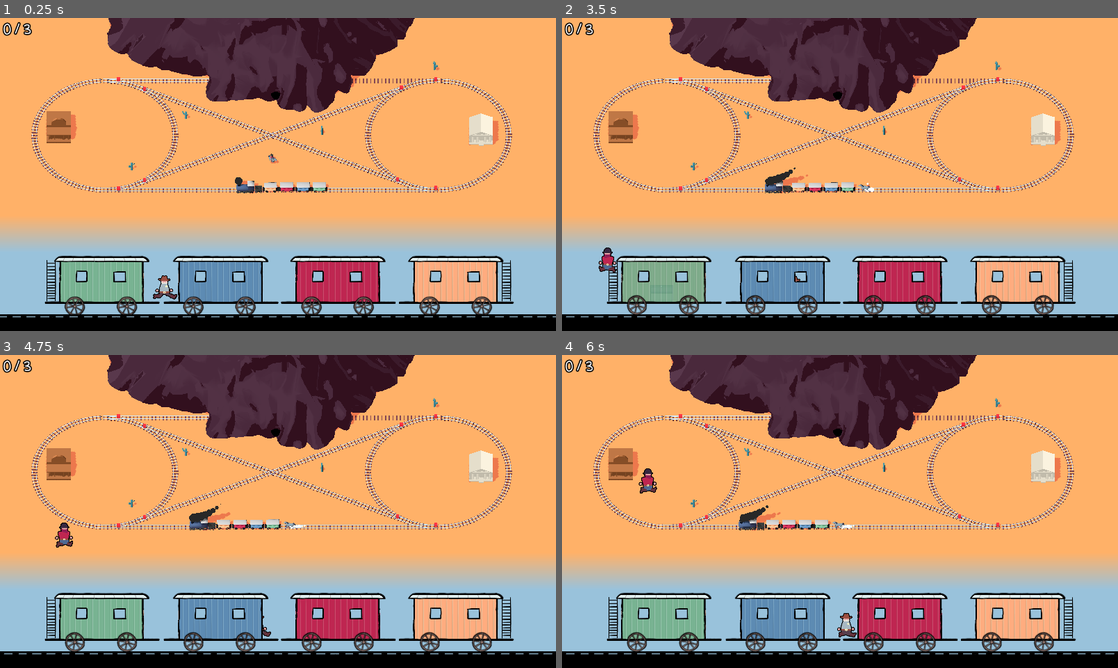
Above: before the commit, frames 1-4 (two rows, left to right).
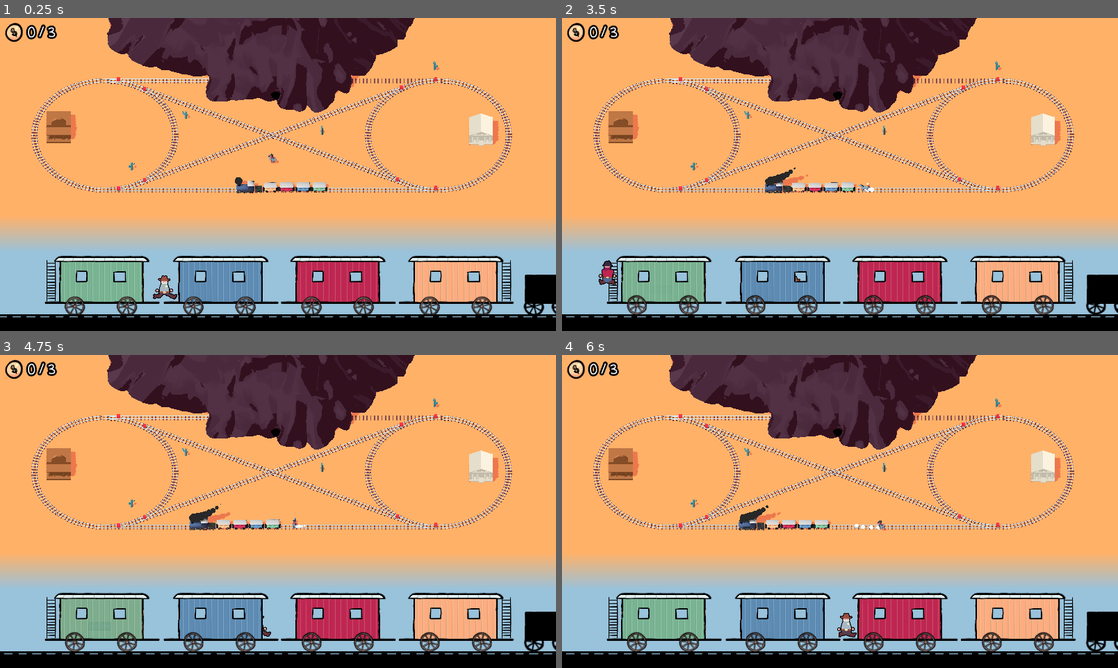
Above: after the commit, the same moments.

Repository: Miltage/train-heist
Game: Godot game, scene res://scenes/main.tscn
Same seed, same stepped clock (60 frames per second), same inputs: the game is played once before the commit and once after it.
Inputs (mouse positions are in pixels of both pictures, inside the frame that each line leads up to):
- Up to frame 1 (0.25 s): no input
- Up to frame 2 (3.5 s): move the mouse to (812, 237) at 0.52 s; hold W (move_forward) 0.53-2.03 s; click (812, 237) at 0.6 s; tap Space (jump) at 0.77, 0.8, 1.07, 1.35, 1.52, 1.82, 2.3, 3.02, 3.32 s; move the mouse to (1006, 221) at 1.27 s; click (1006, 221) at 1.55 s; move the mouse to (673, 127) at 2.02 s; hold A (steer_left) from 2.03 s (still down); click (673, 127) at 2.1 s; move the mouse to (867, 174) at 2.77 s; click (867, 174) at 2.85 s
- Up to frame 3 (4.75 s): move the mouse to (194, 433) at 3.52 s; release A (steer_left) at 3.53 s; hold S (move_backward) 3.53-4.28 s; tap Space (jump) at 3.6, 3.77, 4.07, 4.52 s; move the mouse to (400, 495) at 4.27 s; hold D (steer_right) from 4.28 s (still down); click (400, 495) at 4.35 s
- Up to frame 4 (6 s): tap Space (jump) at 4.82, 5.3, 5.85 s; move the mouse to (728, 527) at 5.02 s; release D (steer_right) at 5.03 s; hold W (move_forward) 5.03-5.78 s; click (728, 527) at 5.1 s; move the mouse to (895, 442) at 5.77 s; hold D (steer_right) from 5.78 s (still down)

The runs differ from the first frame. In frame 1, 1.0% of the frame differs, in the area x 0-100%, y 1-95%; in frame 2, 1.3%; in frame 3, 1.2%; in frame 4, 1.3%.

Commit message:
A bit of bug fixing

Diff:
--- a/scenes/main.tscn
+++ b/scenes/main.tscn
@@ -12,7 +12,9 @@
 [ext_resource type="Script" uid="uid://d12bwqopd3aij" path="res://scripts/Hideout.gd" id="9_85g3d"]
 [ext_resource type="PackedScene" uid="uid://bj8dmem6344pd" path="res://scenes/train_stop.tscn" id="10_choun"]
 [ext_resource type="PackedScene" uid="uid://nvt502tv3t5b" path="res://scenes/end_screen.tscn" id="11_ya4ey"]
+[ext_resource type="Texture2D" uid="uid://tfyx0prmebrg" path="res://krita/coin.png" id="13_a8y0u"]
 [ext_resource type="Theme" uid="uid://dcwfw22ttcafl" path="res://theme.tres" id="13_trceg"]
+[ext_resource type="FontFile" uid="uid://qsb4xhalkhbk" path="res://fonts/vinivicious.ttf" id="15_jkv2x"]
 
 [sub_resource type="ShaderMaterial" id="ShaderMaterial_trceg"]
 render_priority = 0
@@ -443,13 +445,21 @@
 transform = Transform3D(1, 0, 0, 0, 1, 0, 0, 0, 1, 15.6273, 0.364791, -8.27881)
 shape = SubResource("CylinderShape3D_a8y0u")
 
+[node name="CoinIcon" type="TextureRect" parent="."]
+offset_right = 65.0
+offset_bottom = 64.0
+pivot_offset = Vector2(32, 32)
+texture = ExtResource("13_a8y0u")
+
 [node name="CoinsLabel" type="Label" parent="."]
-offset_left = 8.0
-offset_top = 8.0
-offset_right = 48.0
-offset_bottom = 31.0
+offset_left = 64.0
+offset_top = 15.0
+offset_right = 127.0
+offset_bottom = 55.0
 theme = ExtResource("13_trceg")
+theme_override_fonts/font = ExtResource("15_jkv2x")
 text = "0 / 3"
+horizontal_alignment = 1
 
 [connection signal="train_stopped" from="Train" to="." method="_on_train_stopped"]
 [connection signal="body_entered" from="Hideout" to="Hideout" method="_on_body_entered"]
--- a/scenes/train_2d.tscn
+++ b/scenes/train_2d.tscn
@@ -9,6 +9,7 @@
 [ext_resource type="PackedScene" uid="uid://on77mgblags8" path="res://scenes/sheriff.tscn" id="6_qxubf"]
 [ext_resource type="PackedScene" uid="uid://dr47mpigdugv1" path="res://scenes/carriage_area.tscn" id="7_ac5vk"]
 [ext_resource type="Texture2D" uid="uid://cwyhyb5clg7uv" path="res://krita/front3.png" id="7_jwsgh"]
+[ext_resource type="Texture2D" uid="uid://2i413f5haxey" path="res://krita/coal_car.png" id="7_pkfax"]
 [ext_resource type="Texture2D" uid="uid://cac3njo8rfe5f" path="res://krita/wheel.png" id="9_jwsgh"]
 [ext_resource type="PackedScene" uid="uid://byet87hxjcpvt" path="res://scenes/ladder.tscn" id="10_mnbqa"]
 [ext_resource type="Texture2D" uid="uid://nn63sfcilogk" path="res://krita/track.png" id="12_qxubf"]
@@ -60,6 +61,12 @@
 [node name="Bandit" parent="." instance=ExtResource("3_jwsgh")]
 position = Vector2(290, 257.5)
 
+[node name="CoalCar" type="Sprite2D" parent="."]
+modulate = Color(0, 0, 0, 1)
+position = Vector2(2957.42, 271.5)
+scale = Vector2(1.5, 1.5)
+texture = ExtResource("7_pkfax")
+
 [node name="Sheriff" parent="." node_paths=PackedStringArray("bandit") instance=ExtResource("6_qxubf")]
 position = Vector2(732.501, 265)
 bandit = NodePath("../Bandit")
@@ -85,6 +92,16 @@
 
 [node name="Wheel2" type="Sprite2D" parent="."]
 position = Vector2(2580, 367.5)
+texture = ExtResource("9_jwsgh")
+
+[node name="Wheel9" type="Sprite2D" parent="."]
+modulate = Color(0, 0, 0, 1)
+position = Vector2(2880, 367.5)
+texture = ExtResource("9_jwsgh")
+
+[node name="Wheel10" type="Sprite2D" parent="."]
+modulate = Color(0, 0, 0, 1)
+position = Vector2(3040, 367.5)
 texture = ExtResource("9_jwsgh")
 
 [node name="Wheel3" type="Sprite2D" parent="."]
--- a/scripts/Bandit.gd
+++ b/scripts/Bandit.gd
@@ -5,6 +5,7 @@
 var dir:float = 1
 var overlappingLadder:bool = false
 var onLadder:bool = false
+var onBoard:bool = false
 
 var _timeElapsed:float
 var _targetVelocity:Vector2
@@ -67,6 +68,7 @@
 	scale = scale.lerp(Vector2.ONE, 0.4)
 
 func jump() -> void:
+	if (!is_on_floor()): return
 	velocity.y = -220
 	scale = Vector2.ONE * 1.15
 
@@ -75,3 +77,7 @@
 
 func _ready() -> void:
 	visibility_changed.connect(pop)
+	Globals.game_ended.connect(_on_game_ended)
+
+func _on_game_ended(_reason:Globals.GameEndReason) -> void:
+	scale = Vector2.ONE
--- a/scripts/EndScreen.gd
+++ b/scripts/EndScreen.gd
@@ -12,7 +12,7 @@
 		Globals.GameEndReason.CAUGHT_BY_SHERIFF: %Reason.text = "You were caught by the sheriff!"
 		Globals.GameEndReason.FOUND_ON_BOARD: %Reason.text = "You were found on board!"
 		Globals.GameEndReason.KILLED_IN_TUNNEL: %Reason.text = "You were killed in the tunnel!"
-		Globals.GameEndReason.COLLECTED_ALL_COINS: %Reason.text = "You collected all 5 coins!"
+		Globals.GameEndReason.COLLECTED_ALL_COINS: %Reason.text = "You collected all %d coins!" % Globals.COINS_TO_WIN
 
 	match (reason):
 		Globals.GameEndReason.CAUGHT_BY_SHERIFF: %Title.text = "YOU LOST!"
--- a/scripts/Globals.gd
+++ b/scripts/Globals.gd
@@ -14,6 +14,9 @@
 
 signal game_ended(reason:GameEndReason)
 signal game_restarted
+signal coin_collected
+
+const COINS_TO_WIN:int = 3
 
 var holdingCoin:bool = false
 var coinsCollected:int = 0
@@ -22,6 +25,7 @@
 func _init() -> void:
     game_ended.connect(_on_game_ended)
     game_restarted.connect(_on_game_restarted)
+    coin_collected.connect(_on_coin_collected)
 
 func _on_game_ended(_reason:GameEndReason) -> void:
     state = GameState.OVER
@@ -29,3 +33,7 @@
 
 func _on_game_restarted() -> void:
     pass
+
+func _on_coin_collected() -> void:
+    if (coinsCollected >= COINS_TO_WIN):
+        game_ended.emit(GameEndReason.COLLECTED_ALL_COINS)
--- a/scripts/Hideout.gd
+++ b/scripts/Hideout.gd
@@ -15,3 +15,4 @@
 	if (Input.is_action_just_pressed("interact") && playerOverlapping):
 		Globals.holdingCoin = false
 		Globals.coinsCollected += 1
+		Globals.coin_collected.emit()
--- a/scripts/Main.gd
+++ b/scripts/Main.gd
@@ -10,12 +10,21 @@
 	$SaloonStop.train_entered.connect(_on_train_reached_stop)
 	$BankStop.train_entered.connect(_on_train_reached_stop)
 	Globals.game_restarted.connect(_on_game_restarted)
+	Globals.coin_collected.connect(_on_coin_collected)
 
 	Globals.holdingCoin = false
+	Globals.coinsCollected = 0
+
+	# while(true):
+	# 	await get_tree().create_timer(1.0).timeout
+	# 	Globals.coinsCollected += 1
+	# 	Globals.coin_collected.emit()
 
 func _process(_delta: float) -> void:
 	$HorseDust.position = $Player.position
 	$HorseDust.emitting = $Player.velocity.length() > 1.0 || $Player.boarded
+	$CoinsLabel.scale = lerp($CoinsLabel.scale, Vector2.ONE, 0.3)
+	$CoinIcon.scale = lerp($CoinsLabel.scale, Vector2.ONE, 0.4)
 
 func _on_player_boarded_train() -> void:
 	if ($Player.boarded): return
@@ -43,3 +52,9 @@
 	if (body is TrainCar && (body as TrainCar).first):
 		print("train entered tunnel")
 		$Train2D.enter_tunnel()
+
+func _on_coin_collected() -> void:
+	$CoinsLabel.text = "%d / %d" % [Globals.coinsCollected, Globals.COINS_TO_WIN]
+	$CoinsLabel.pivot_offset = $CoinsLabel.size / 2
+	$CoinsLabel.scale = Vector2.ONE * 1.5
+	$CoinIcon.scale = Vector2.ONE * 1.5
--- a/scripts/Sheriff.gd
+++ b/scripts/Sheriff.gd
@@ -56,7 +56,7 @@
 	$Hands.flip_h = flip_h
 	$HandsGun.flip_h = flip_h
 
-	if (abs(position.x - bandit.position.x) < 500 && abs(position.y - bandit.position.y) < 100 && bandit.visible):
+	if (abs(position.x - bandit.position.x) < 500 && abs(position.y - bandit.position.y) < 100 && bandit.visible && bandit.onBoard):
 		aggro = true
 		if (_lastAggro != aggro): pop()
 	elif (aggro && abs(position.x - bandit.position.x) > 600):
@@ -80,7 +80,7 @@
 
 func catch_bandit() -> void:
 	var dy:float = bandit.position.y - position.y
-	if (abs(dy) < 100):
+	if (abs(dy) < 100 && bandit.onBoard):
 		bandit.show()
 		Globals.game_ended.emit(Globals.GameEndReason.CAUGHT_BY_SHERIFF)
 
--- a/scripts/Train.gd
+++ b/scripts/Train.gd
@@ -52,7 +52,7 @@
 	$StopWait.start()
 
 func _on_stop_wait_timeout() -> void:
-	_baseSpeed += 0.05
+	_baseSpeed += 0.035
 	targetSpeed = min(_baseSpeed, 3.5)
 
 func get_pos() -> Vector3:
--- a/scripts/Train2D.gd
+++ b/scripts/Train2D.gd
@@ -23,6 +23,8 @@
 	$Wheel6.rotation += delta * speed
 	$Wheel7.rotation += delta * speed
 	$Wheel8.rotation += delta * speed
+	$Wheel9.rotation += delta * speed
+	$Wheel10.rotation += delta * speed
 
 	_timeElapsed += delta * speed
 	if (_timeElapsed > 2.0): _timeElapsed = 0.0
@@ -66,12 +68,14 @@
 func board_train() -> void:
 	$Bandit.show()
 	$Bandit.dir = 1
+	$Bandit.onBoard = true
 	$Bandit.position = $Entry.position
 	playerOnBoard = true
 	playerCanLeave = false
 
 func leave_train() -> void:
 	$Bandit.hide()
+	$Bandit.onBoard = false
 	playerOnBoard = false
 	player_left.emit()
 
--- a/theme.tres
+++ b/theme.tres
@@ -1,8 +1,8 @@
 [gd_resource type="Theme" load_steps=2 format=3 uid="uid://dcwfw22ttcafl"]
 
-[ext_resource type="FontFile" uid="uid://qsb4xhalkhbk" path="res://fonts/vinivicious.ttf" id="1_e1x85"]
+[ext_resource type="FontFile" uid="uid://dp6wbtushwimb" path="res://fonts/LilitaOne-Regular.ttf" id="1_e1x85"]
 
 [resource]
-Label/constants/outline_size = 10
+Label/constants/outline_size = 16
 Label/font_sizes/font_size = 32
 Label/fonts/font = ExtResource("1_e1x85")
Binary file added: krita/coal_car.png
Not shown, added: krita/coal_car.png.import
Binary file added: krita/coin.png
Not shown, added: krita/coin.png.import
Not shown: 1 places in scenes/main.tscn that only renumber resources
Not shown: 1 places in scenes/train_2d.tscn that only renumber resources
Not shown, changed: krita/train.kra
Not shown, changed: krita/train.kra~
